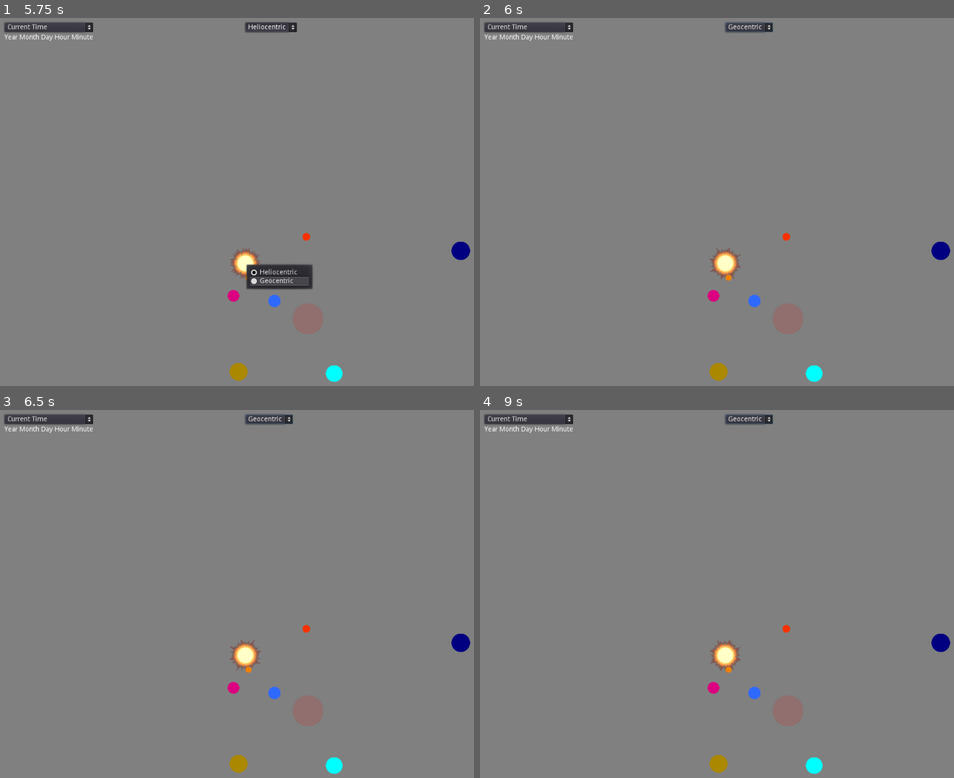
Above: before the commit, frames 1-4 (two rows, left to right).
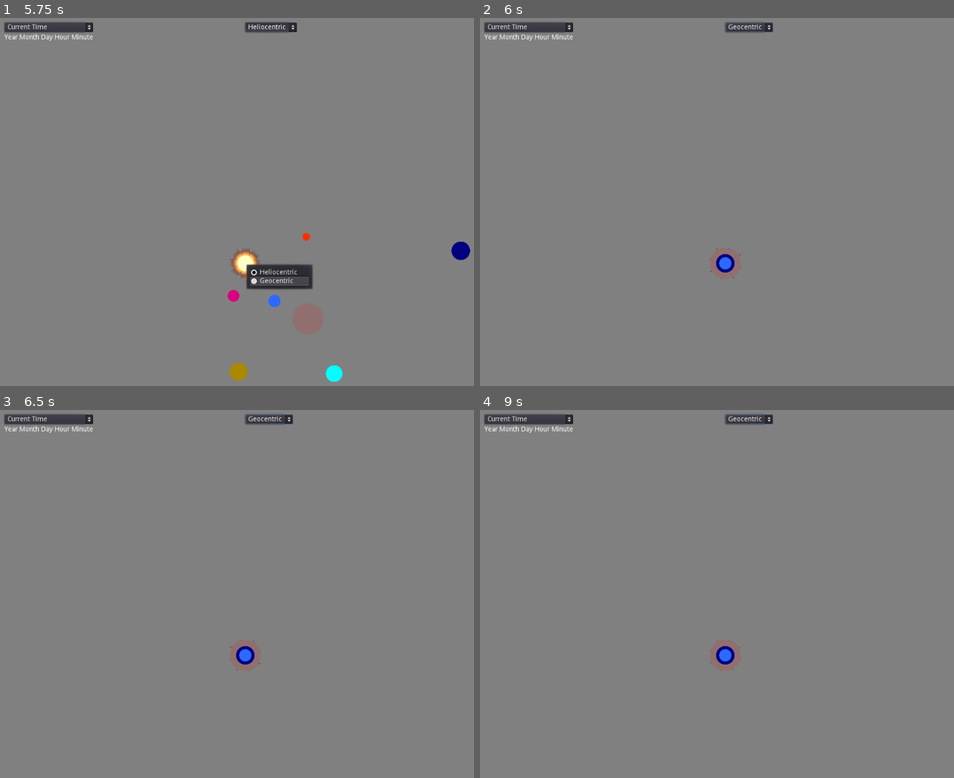
Above: after the commit, the same moments.

Repository: VoidMagick/KarmicStarTracker
Game: Godot game, scene res://Main.tscn
Two runs of this game, one before a commit and one after it. Both use one fixed random seed, a clock stepped at 60 frames per second and the inputs below.
Inputs (mouse positions are in pixels of both pictures, inside the frame that each line leads up to):
- Up to frame 1 (5.75 s): click "Heliocentric" at 0.5 s; click "Current Time" at 1.25 s; tap Enter at 2, 3.5, 5 s; move the mouse to (222, 360) at 2.02 s; hold Up (ui_up) 2.03-2.75 s; hold Ctrl 2.03-2.75 s; click (222, 360) at 2.17 s; tap Space at 2.75, 4.25 s; drag from (393, 338) to (222, 360) at 2.77 s; move the mouse to (99, 190) at 3.52 s; hold Left (ui_left) 3.53-4.25 s; hold Ctrl 3.53-4.25 s; drag from (270, 264) to (99, 190) at 4.27 s; move the mouse to (170, 139) at 5.02 s; hold Down (ui_down) from 5.03 s (still down); hold Ctrl from 5.03 s (still down)
- Up to frame 2 (6 s): release Down (ui_down) at 5.75 s; release Ctrl at 5.75 s; tap Space at 5.75 s; drag from (835, 238) to (650, 139) at 5.77 s
- Up to frame 3 (6.5 s): no input
- Up to frame 4 (9 s): click "Geocentric" at 6.5 s; move the mouse to (626, 678) at 7.27 s; hold Up (ui_up) 7.28-8 s; hold Ctrl 7.28-8 s; click (626, 678) at 7.42 s; drag from (773, 546) to (626, 678) at 8.02 s; move the mouse to (702, 752) at 8.77 s; hold Right (ui_right) from 8.78 s (still down); hold Ctrl from 8.78 s (still down)

Frame 1 is identical in both runs. In frame 2, 0.9% of the frame differs, in the area x 47-100%, y 58-99%; in frame 3, 0.9%; in frame 4, 1.0%.

Commit message:
Heliocentric/Geocentric option works
Geocentric planet positions not yet computed

Diff:
--- a/Main.gd
+++ b/Main.gd
@@ -6,7 +6,7 @@
 
 ### Orbital elements
 
-var Bodies = ["Sun","Moon","Mercury","Venus","Mars","Jupiter","Saturn","Uranus","Neptune"]
+var Bodies = ["Sun","Earth","Mercury","Venus","Mars","Jupiter","Saturn","Uranus","Neptune"]
 var Planets = ["Mercury","Venus","Mars","Jupiter","Saturn","Uranus","Neptune"]
 
 ### Sprites, Scaling values
@@ -22,6 +22,7 @@
 	"Neptune": "res://Artwork/Icons/Vector/planet_neptune.svg"
 }
 var BodyScales = {
+	"Sun": 1.00,
 	"Earth": 0.40,
 	"Mercury": 0.20,
 	"Venus": 0.38,
@@ -32,6 +33,7 @@
 	"Neptune": 0.60
 }
 var OrbitScales = {
+	"Sun": 0.0,
 	"Earth": 100.0,
 	"Mercury": 100.0,
 	"Venus": 100.0,
@@ -45,6 +47,7 @@
 ### Intialize empty orbits dictionary
 var Orbits = {
 	"Sun": [0.0, 0.0, 0.0, 0.0, 0.0, 0.0],
+	"Earth": [0.0, 0.0, 0.0, 0.0, 0.0, 0.0],
 	"Moon": [0.0, 0.0, 0.0, 0.0, 0.0, 0.0],
 	"Mercury": [0.0, 0.0, 0.0, 0.0, 0.0, 0.0],
 	"Venus": [0.0, 0.0, 0.0, 0.0, 0.0, 0.0],
@@ -70,16 +73,16 @@
 	"Neptune": Vector3(0.0,0.0,0.0)
 }
 var PosREarth = {
-	"Sun": Vector3(0.0,0.0,0.0),
-	"Earth": Vector3(0.0,0.0,0.0),
-	"Moon": Vector3(0.0,0.0,0.0),
-	"Mercury": Vector3(0.0,0.0,0.0),
-	"Venus": Vector3(0.0,0.0,0.0),
-	"Mars": Vector3(0.0,0.0,0.0),
-	"Jupiter": Vector3(0.0,0.0,0.0),
-	"Saturn": Vector3(0.0,0.0,0.0),
-	"Uranus": Vector3(0.0,0.0,0.0),
-	"Neptune": Vector3(0.0,0.0,0.0)
+	"Sun": Vector2(0.0,0.0),
+	"Earth": Vector2(0.0,0.0),
+	"Moon": Vector2(0.0,0.0),
+	"Mercury": Vector2(0.0,0.0),
+	"Venus": Vector2(0.0,0.0),
+	"Mars": Vector2(0.0,0.0),
+	"Jupiter": Vector2(0.0,0.0),
+	"Saturn": Vector2(0.0,0.0),
+	"Uranus": Vector2(0.0,0.0),
+	"Neptune": Vector2(0.0,0.0)
 }
 var PosDraw = {
 	"Sun": Vector3(0.0,0.0,0.0),
@@ -166,6 +169,15 @@
 			1.0,
 			0.016709,
 			fposmod(356.0470 + 0.9856002585 * dd, 360)
+			],
+
+		"Earth": [
+			0.0,
+			0.0,
+			0.0,
+			0.0,
+			0.0,
+			0.0
 			],
 
 		"Moon": [
@@ -381,8 +393,21 @@
 	add_child(ChooseCentric)
 	ChooseCentric.add_item("Heliocentric")
 	ChooseCentric.add_item("Geocentric")
-
-	pass
+	ChooseCentric.connect("item_selected",self,"change_centric")
+
+	pass
+
+func change_centric(id):
+	if not id:
+		print("Heliocentric")
+		for body in Bodies:
+			var BodySprite = get_node(body)
+			BodySprite.set_position(PosRSun[body]*OrbitScales[body])
+	elif id:
+		print("Geocentric")
+		for body in Bodies:
+			var BodySprite = get_node(body)
+			BodySprite.set_position(PosREarth[body]*OrbitScales[body])
 
 func time_current():
 	pass
